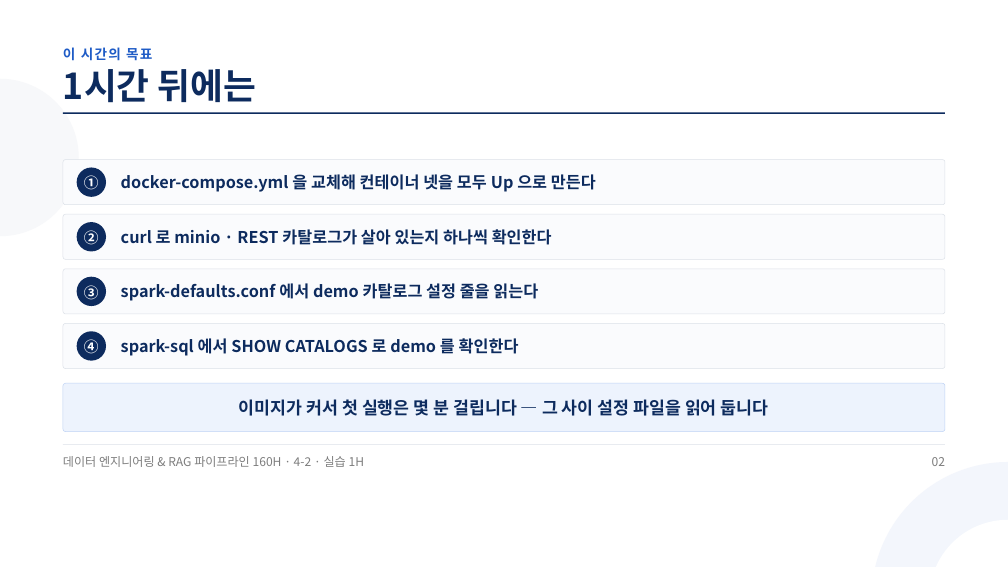
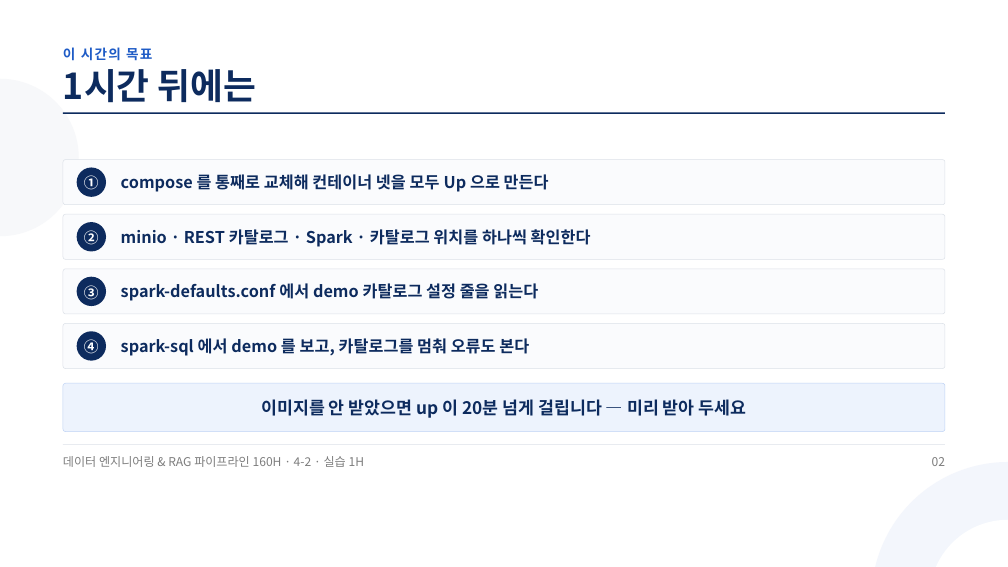
Before and after one commit to aebonlee/materials, a slide deck: slide 2 of data-eng/decks/w4d2s2.pptx. Drawn at 1008x567 pixels with LibreOffice and Linux fonts; fonts in the diff are those of the drawing. Boxes give left, top, right and bottom in pixels: in the first picture for what was removed or moved away, otherwise in the second. Text is boxed around its words. In the diff, an @@ line names an element or a change of style, - is before the commit and + after.

```diff
--- a/data-eng/decks/w4d2s2.pptx
+++ b/data-eng/decks/w4d2s2.pptx
@@ text at (121, 172, 549, 194): text changed @@
-docker-compose.yml 을 교체해 컨테이너 넷을 모두 Up 으로 만든다
+compose 를 통째로 교체해 컨테이너 넷을 모두 Up 으로 만든다
@@ text at (121, 229, 591, 247): text changed @@
-curl 로 minio · REST 카탈로그가 살아 있는지 하나씩 확인한다
+minio · REST 카탈로그 · Spark · 카탈로그 위치를 하나씩 확인한다
@@ text at (121, 336, 529, 358): text changed @@
-spark-sql 에서 SHOW CATALOGS 로 demo 를 확인한다
+spark-sql 에서 demo 를 보고, 카탈로그를 멈춰 오류도 본다
@@ text at (261, 399, 747, 418): text changed @@
-이미지가 커서 첫 실행은 몇 분 걸립니다 — 그 사이 설정 파일을 읽어 둡니다
+이미지를 안 받았으면 up 이 20분 넘게 걸립니다 — 미리 받아 두세요
```
Also in this commit, not shown: 8 other slides changed, 1 slide added, 1 slide removed, 32 other files.
